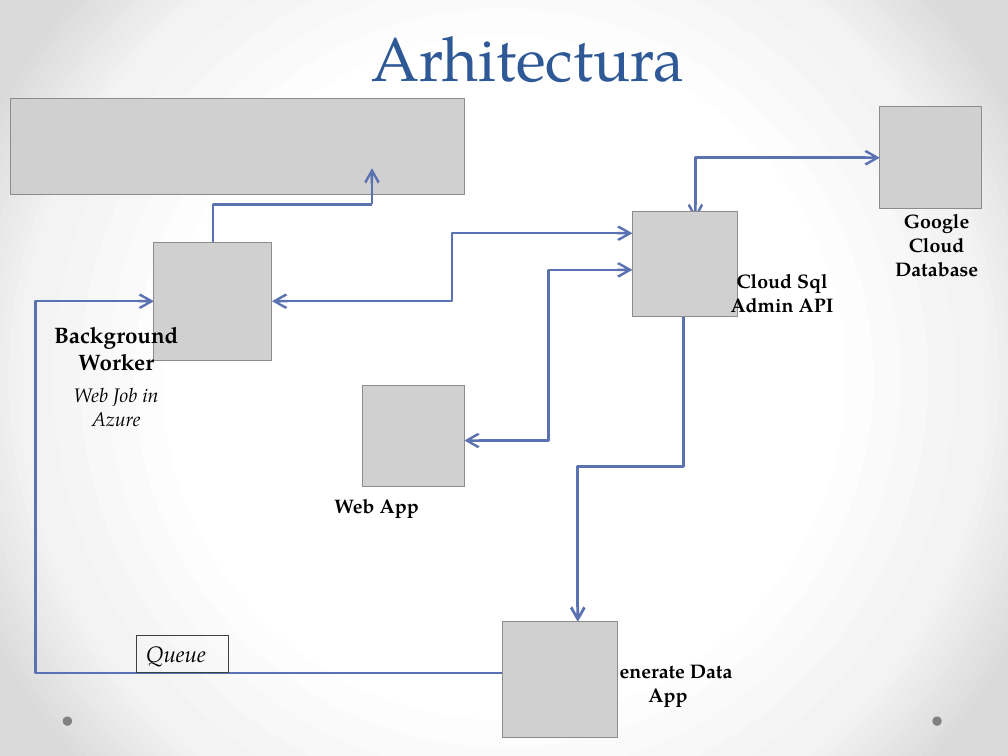
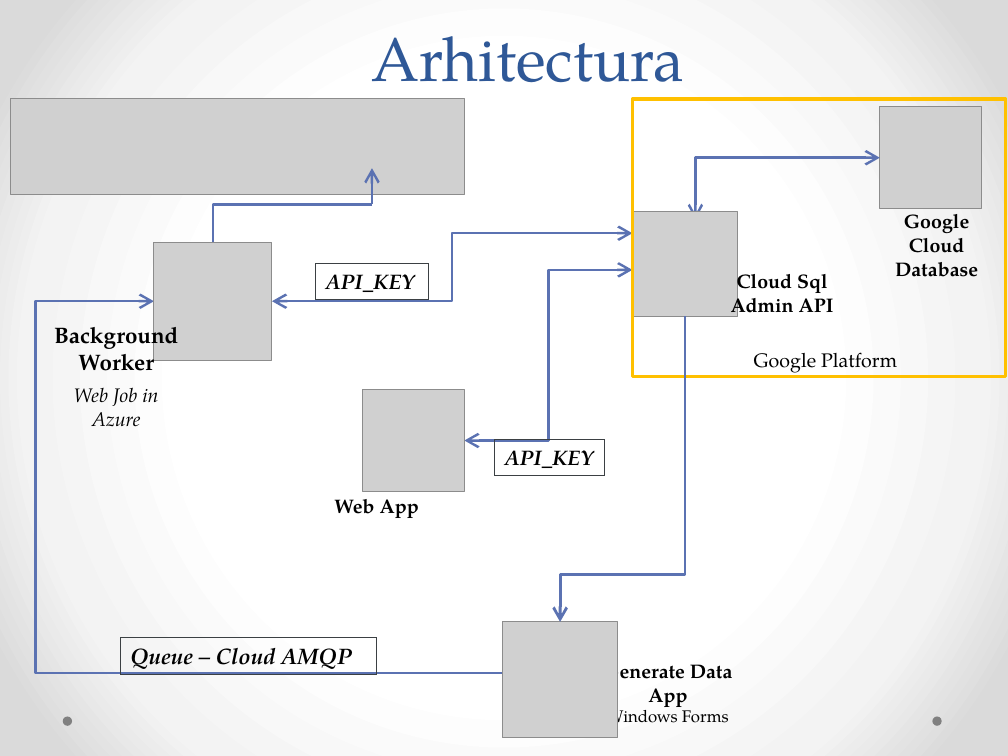
Before and after one commit to diercan/DATC-2018, a slide deck: slide 2 of Indreica_Claudia-Nicoleta/Proiect_Datc/ProiectDATC.pptx. Drawn at 1008x756 pixels with LibreOffice and Linux fonts; fonts in the diff are those of the drawing; grey boxes stand for pictures. Boxes give left, top, right and bottom in pixels: in the first picture for what was removed or moved away, otherwise in the second. Text is boxed around its words. In the diff, an @@ line names an element or a change of style, - is before the commit and + after.

Commit message:
Updated Architecture Created Data Generator as a Windows Forms Application Updated some data about Background Worker

```diff
--- a/Indreica_Claudia-Nicoleta/Proiect_Datc/ProiectDATC.pptx
+++ b/Indreica_Claudia-Nicoleta/Proiect_Datc/ProiectDATC.pptx
@@ rectangle added at bbox=[632, 99, 1005, 376], outline #FFC000 2.25 pt @@
@@ rectangle added at bbox=[316, 264, 428, 299], outline #3B4042 0.75 pt, 15 pt, text #000000, bold, italic @@
+API_KEY
@@ elbow arrow moved from (683, 310) - (578, 622) to (685, 317) - (560, 622) @@
@@ text added at bbox=[754, 352, 897, 373], 14 pt, text #000000 @@
+Google Platform
@@ picture: place and size @@
-picture at bbox=[363, 385, 465, 487]
+picture at bbox=[363, 390, 465, 492]
@@ rectangle added at bbox=[495, 439, 605, 475], outline #3B4042 0.75 pt, 15 pt, text #000000, bold, italic @@
+API_KEY
@@ rectangle "Queue – Cloud AMQP": place and size @@
-rectangle "Queue – Cloud AMQP" at bbox=[136, 635, 229, 672]
+rectangle "Queue – Cloud AMQP" at bbox=[120, 637, 376, 674]
@@ text in rectangle at bbox=[130, 648, 352, 669]: text changed; bold on @@
-Queue
+Queue – Cloud AMQP
@@ text at bbox=[607, 705, 729, 730]: paragraph added @@
+Windows Forms
```
Also in this commit, not shown: 3 other slides changed, 3 slides added, 18 other files.
